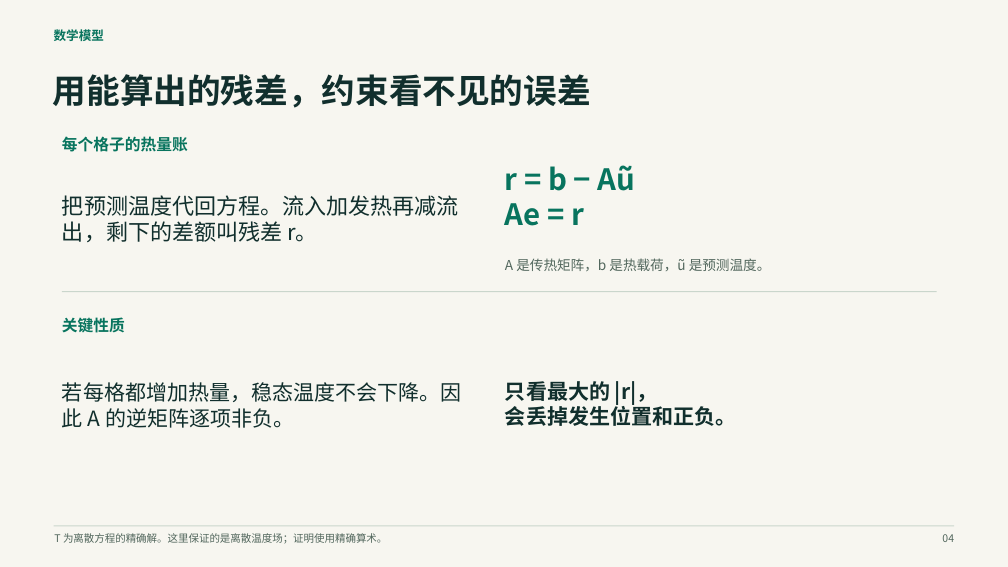
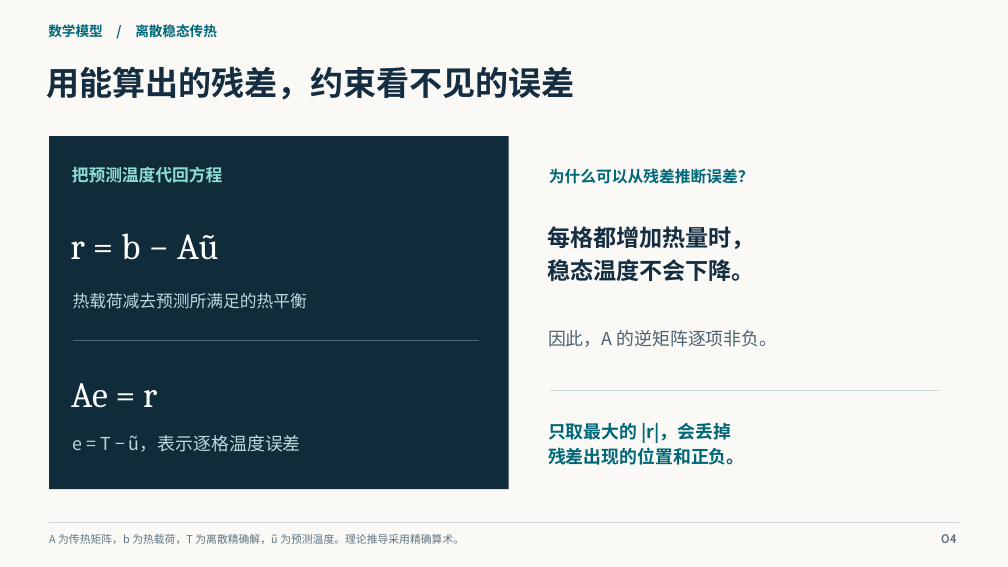
Before and after one commit to orgyuanbao/MoonshineThermalLab, a slide deck: slide 4 of MoonshineThermalLab/classroom/Moonshine热仿真课堂汇报.pptx. Drawn at 1008x567 pixels with LibreOffice and Linux fonts; fonts in the diff are those of the drawing. Boxes give left, top, right and bottom in pixels: in the first picture for what was removed or moved away, otherwise in the second. Text is boxed around its words. In the diff, an @@ line names an element or a change of style, - is before the commit and + after.

```diff
--- a/MoonshineThermalLab/classroom/Moonshine热仿真课堂汇报.pptx
+++ b/MoonshineThermalLab/classroom/Moonshine热仿真课堂汇报.pptx
@@ background #F7F6F0 to #FAF9F5 @@
@@ text at [48, 23, 217, 41]: text changed; size 12 to 13 pt; text colour #08745E to #006779 @@
-数学模型
+数学模型 / 离散稳态传热
@@ text "用能算出的残差，约束看不见的误差": place and size @@
-text "用能算出的残差，约束看不见的误差" at [53, 74, 591, 108]
+text "用能算出的残差，约束看不见的误差" at [46, 66, 574, 100]
@@ text "用能算出的残差，约束看不见的误差" at [46, 66, 574, 100]: size 32 to 31.5 pt, text colour #112F2D to #142D40; line spacing 1 to 1.04 @@
@@ rectangle added at [49, 136, 509, 489], fill #102B3A @@
@@ text at [72, 167, 223, 183]: text changed; size 21 to 16 pt; text colour #112F2D to #8EDCD6; bold on @@
-把预测温度代回方程。流入加发热再减流出，剩下的差额叫残差 r。
+把预测温度代回方程
@@ text at [505, 165, 635, 191]: paragraph removed @@
-r = b − Aũ
@@ text added at [549, 168, 754, 184], 15 pt, text #006779, bold @@
+为什么可以从残差推断误差？
@@ text added at [70, 233, 219, 260], 35 pt, text #FFFFFF @@
+r = b − Aũ
@@ text added at [547, 226, 755, 281], 22 pt, text #142D40, bold @@
+每格都增加热量时，
+稳态温度不会下降。
@@ rectangle removed at [62, 291, 937, 292] @@
@@ text at [73, 293, 307, 309]: text changed; size 15 to 16 pt; text colour #08745E to #BED7DB; bold off @@
-每个格子的热量账
+热载荷减去预测所满足的热平衡
@@ text removed at [62, 317, 125, 333] @@
-关键性质
@@ line added from (73, 340) to (479, 340), #486571 0.8 pt @@
@@ text at [548, 330, 778, 347]: text changed; size 20 to 17 pt; text colour #112F2D to #4C626F @@
-若每格都增加热量，稳态温度不会下降。因此 A 的逆矩阵逐项非负。
+因此，A 的逆矩阵逐项非负。
@@ text "Ae = r": place and size @@
-text "Ae = r" at [505, 165, 635, 226]
+text "Ae = r" at [71, 383, 157, 408]
@@ text "Ae = r" at [71, 383, 157, 408]: size 28 to 34 pt, font Noto Sans CJK SC to Cambria, text colour #08745E to #FFFFFF, bold off; line spacing 1 to 1.04 @@
@@ line added from (550, 391) to (940, 391), #CED9D8 0.9 pt @@
@@ text at [73, 435, 301, 452]: text changed; size 13 to 17 pt; text colour #52675D to #BED7DB @@
-A 是传热矩阵，b 是热载荷，ũ 是预测温度。
+e = T − ũ，表示逐格温度误差
@@ text at [548, 422, 745, 465]: text changed; size 20 to 17 pt; text colour #112F2D to #006779 @@
-只看最大的 |r|，
-会丢掉发生位置和正负。
+只取最大的 |r|，会丢掉
+残差出现的位置和正负。
@@ text at [49, 534, 464, 544]: text changed; size 10 to 10.3 pt; text colour #52675D to #607684 @@
-T 为离散方程的精确解。这里保证的是离散温度场；证明使用精确算术。
+A 为传热矩阵，b 为热载荷，T 为离散精确解，ũ 为预测温度。理论推导采用精确算术。
@@ line added from (49, 523) to (959, 523), #CED9D8 0.65 pt @@
@@ rectangle removed at [54, 526, 954, 526] @@
@@ text "04" at [941, 534, 957, 543]: size 10 to 12 pt, font Noto Sans CJK SC to Cabin, text colour #52675D to #607684, bold on; line spacing 1 to 1.04 @@
```
Also in this commit, not shown: 17 other slides changed, 11 other files.
